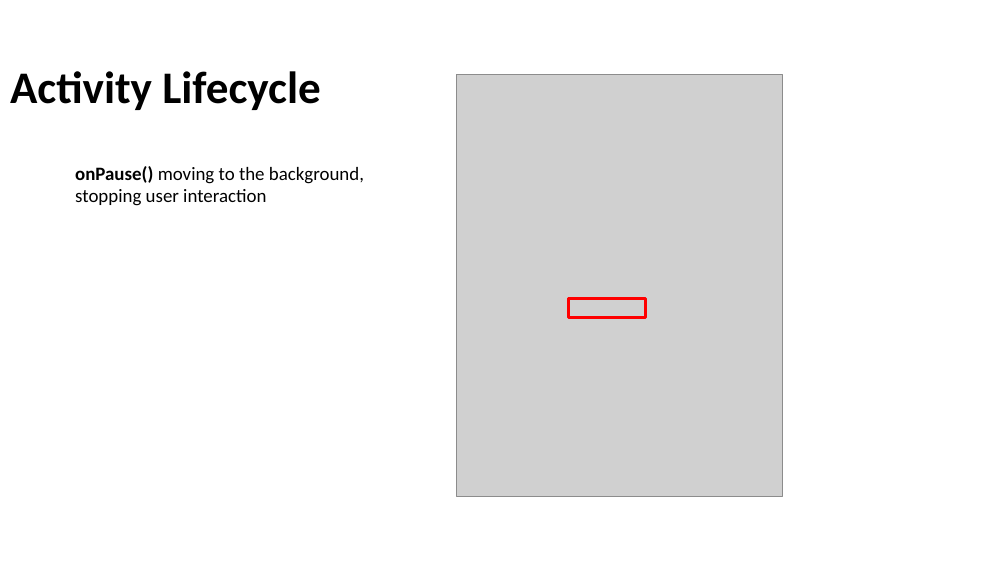
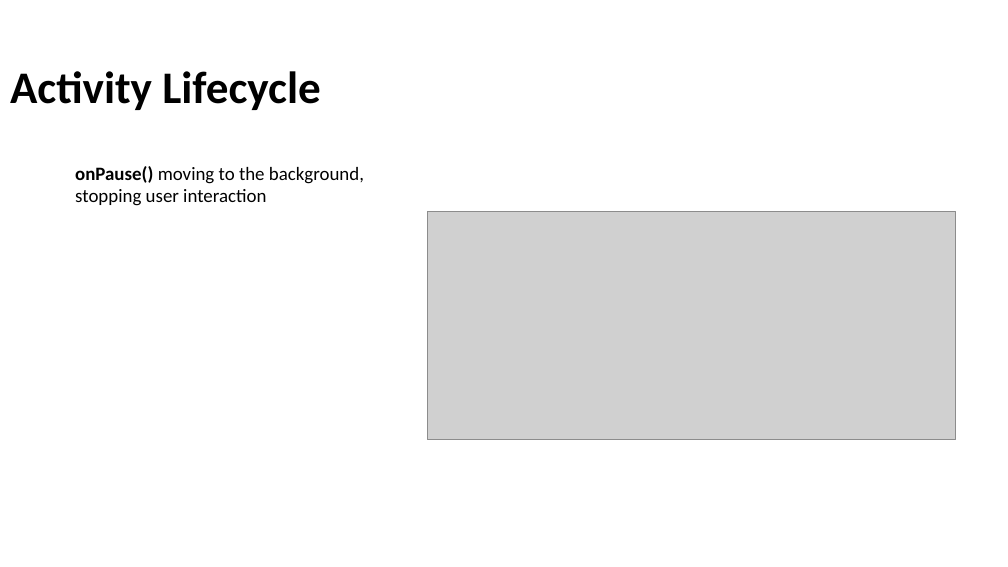
Before and after one commit to Batch-xx/Android-Lunch-Learn, a slide deck: slide 18 of slides/Android Studio_Activities_Fragments.pptx (slide 17 before the commit). Drawn at 1008x567 pixels with LibreOffice and Linux fonts; fonts in the diff are those of the drawing; grey boxes stand for pictures; background and template pictures are left out. Boxes give left, top, right and bottom in pixels: in the first picture for what was removed or moved away, otherwise in the second. Text is boxed around its words. In the diff, an @@ line names an element or a change of style, - is before the commit and + after.

Commit message:
Added kristen M. activity diagram

```diff
--- a/slides/Android Studio_Activities_Fragments.pptx
+++ b/slides/Android Studio_Activities_Fragments.pptx
@@ picture removed at bbox=[457, 75, 783, 496] @@
@@ picture added at bbox=[427, 211, 956, 439] @@
@@ rectangle removed at bbox=[569, 299, 645, 318] @@
```
Also in this commit, not shown: 6 other slides changed, 4 slides added, 2 other files.
